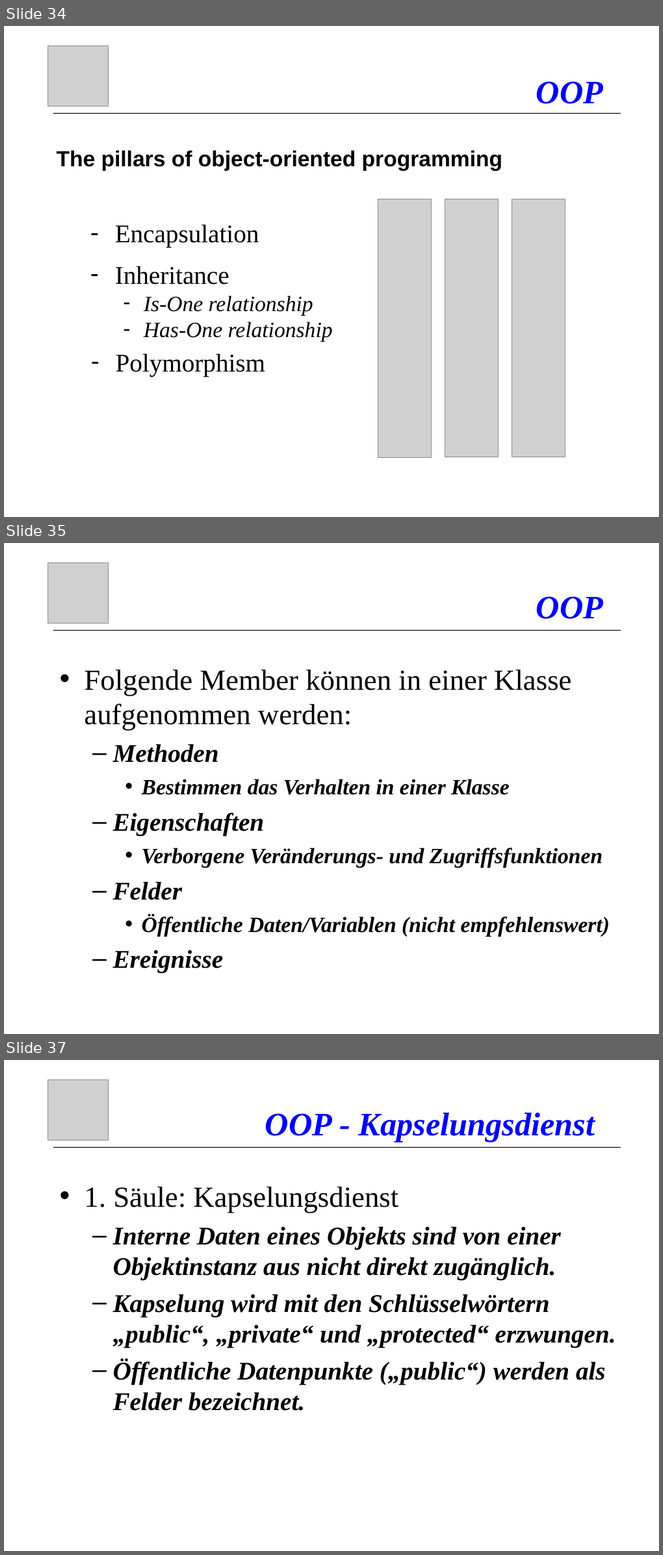
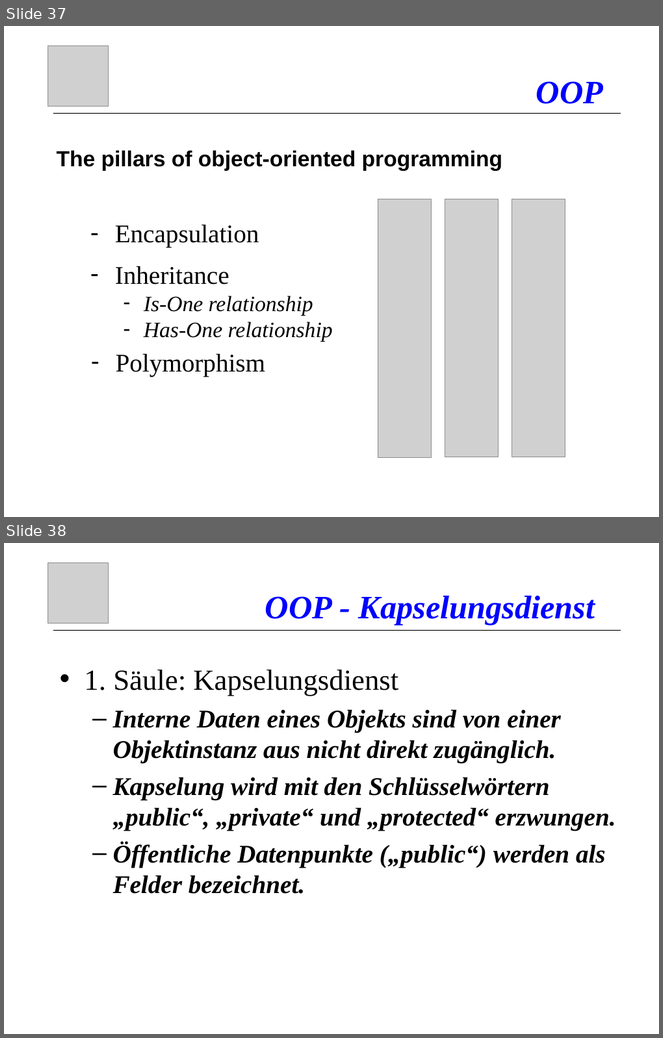
Before and after one commit to atillakati/fit_omicron_atilla, a slide deck: doc/C#_Kurs_en.ppt. Shown one above the other, each under a label of ours: slides 34, 35 and 37 before the commit, slides 37 and 38 after it; the slides between them are not shown. The pictures are 663x1555 and 663x1038 pixels, drawn with LibreOffice and Linux fonts; fonts in the diff are those of the drawing; grey boxes stand for pictures. Boxes give left, top, right and bottom in pixels: in the first picture for what was removed or moved away, otherwise in the second. Text is boxed around its words. In the diff, an @@ line names an element or a change of style, - is before the commit and + after.

```diff
--- a/doc/C#_Kurs_en.ppt
+++ b/doc/C#_Kurs_en.ppt
@@ slide 35 removed at [4, 543, 659, 1034], background #FFFFFF @@
@@ picture removed at [48, 563, 108, 623] @@
@@ title removed at [536, 596, 604, 619] @@
-OOP
@@ line removed from (53, 630) to (622, 630) @@
@@ text removed at [84, 670, 610, 973] @@
-• Folgende Member können in einer Klasse aufgenommen werden:
-  – Methoden
-    • Bestimmen das Verhalten in einer Klasse
-  – Eigenschaften
-    • Verborgene Veränderungs- und Zugriffsfunktionen
-  – Felder
-    • Öffentliche Daten/Variablen (nicht empfehlenswert)
-  – Ereignisse
@@ what was slide 34 is now slide 37 @@
@@ what was slide 37 is now slide 38 @@
```
Also in this commit, not shown: 10 slides changed, 3 slides added, 1 other slide removed, 4 other files.
